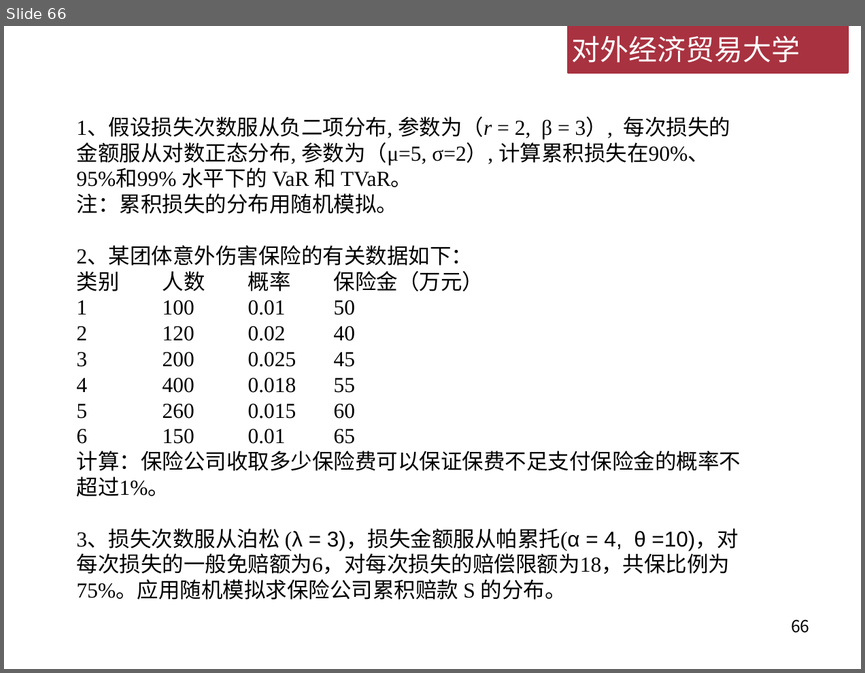
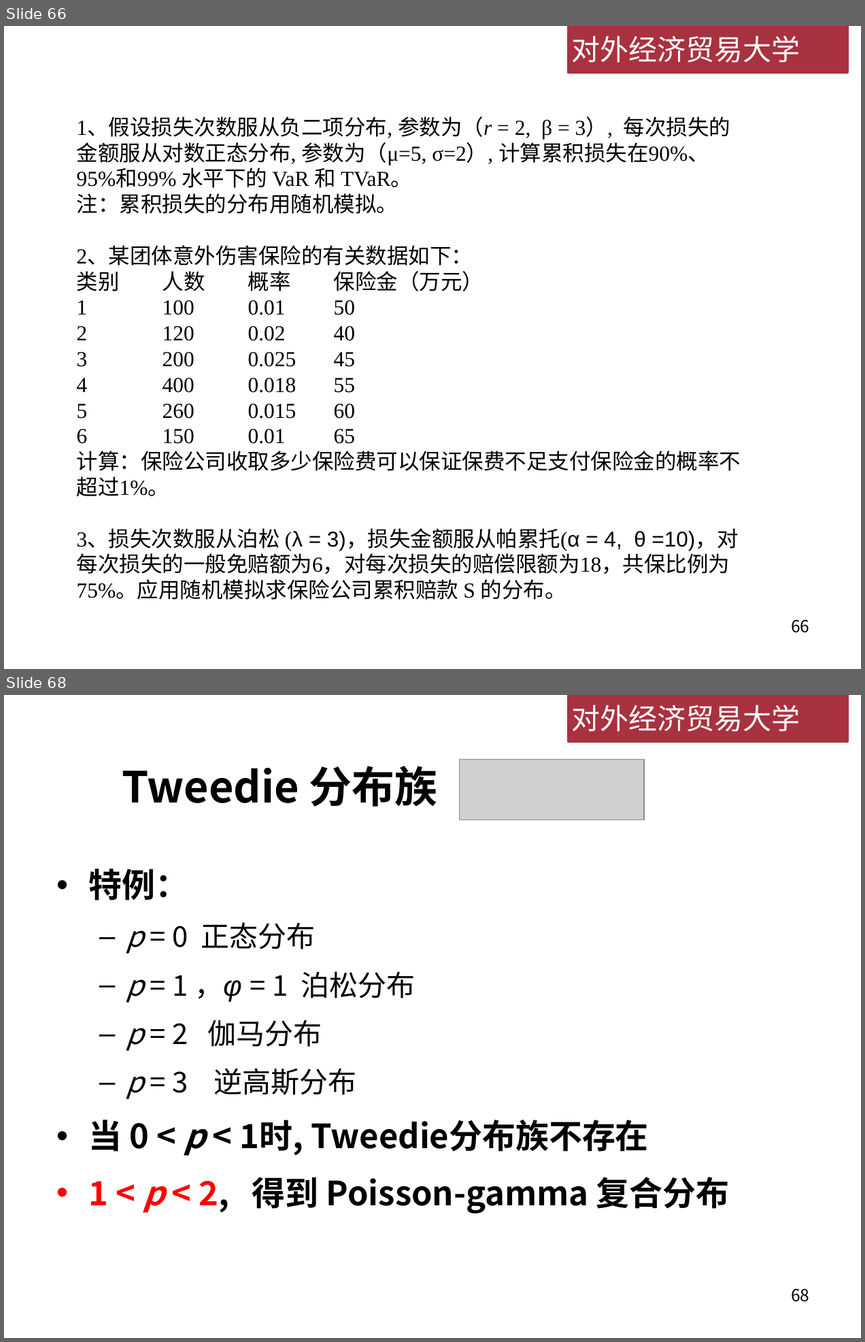
Before and after one commit to lizhengxiao/Non-life-Insurance-Actuarial-Science, a slide deck: Lectures/Week 6 - 累积损失模型.pptx. Shown one above the other, each under a label of ours: slide 66 before the commit, slides 66 and 68 after it; the slides between them are not shown. The pictures are 865x673 and 865x1342 pixels, drawn with LibreOffice and Linux fonts; fonts in the diff are those of the drawing; grey boxes stand for pictures; background and template pictures are left out. Boxes give left, top, right and bottom in pixels: in the first picture for what was removed or moved away, otherwise in the second. Text is boxed around its words. In the diff, an @@ line names an element or a change of style, - is before the commit and + after.

```diff
--- a/Lectures/Week 6 - 累积损失模型.pptx
+++ b/Lectures/Week 6 - 累积损失模型.pptx
@@ slide 68 added at [4,695,861,1338], background #FFFFFF; not listed: 2 template elements that a slide beside it also shows @@
@@ title added at [122,766,438,807], 36 pt, text #000000, bold @@
+Tweedie 分布族
@@ picture added at [459,759,643,819] @@
@@ text added at [88,868,730,1213], 28 pt, text #000000, bold @@
+• 特例：
+  – p = 0 正态分布
+  – p = 1 ，φ = 1 泊松分布
+  – p = 2 伽马分布
+  – p = 3 逆高斯分布
+• 当 0 < p < 1时, Tweedie分布族不存在
+• 1 < p < 2, 得到 Poisson-gamma 复合分布
@@ page number added at [791,1288,809,1302], 14 pt, text #000000 @@
+68
```
Also in this commit, not shown: 5 slides changed, 9 other slides added, 2 other files.
